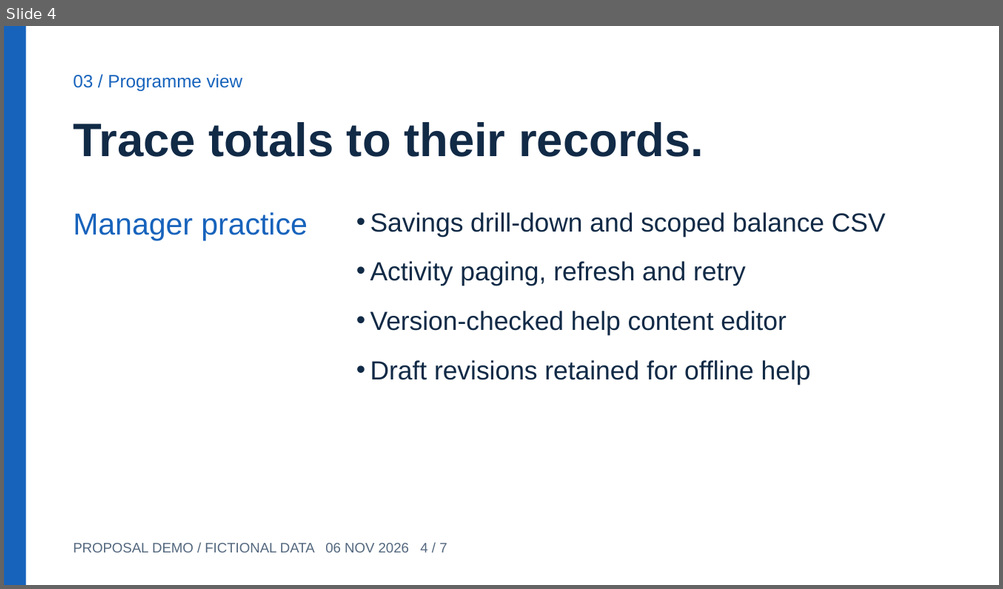
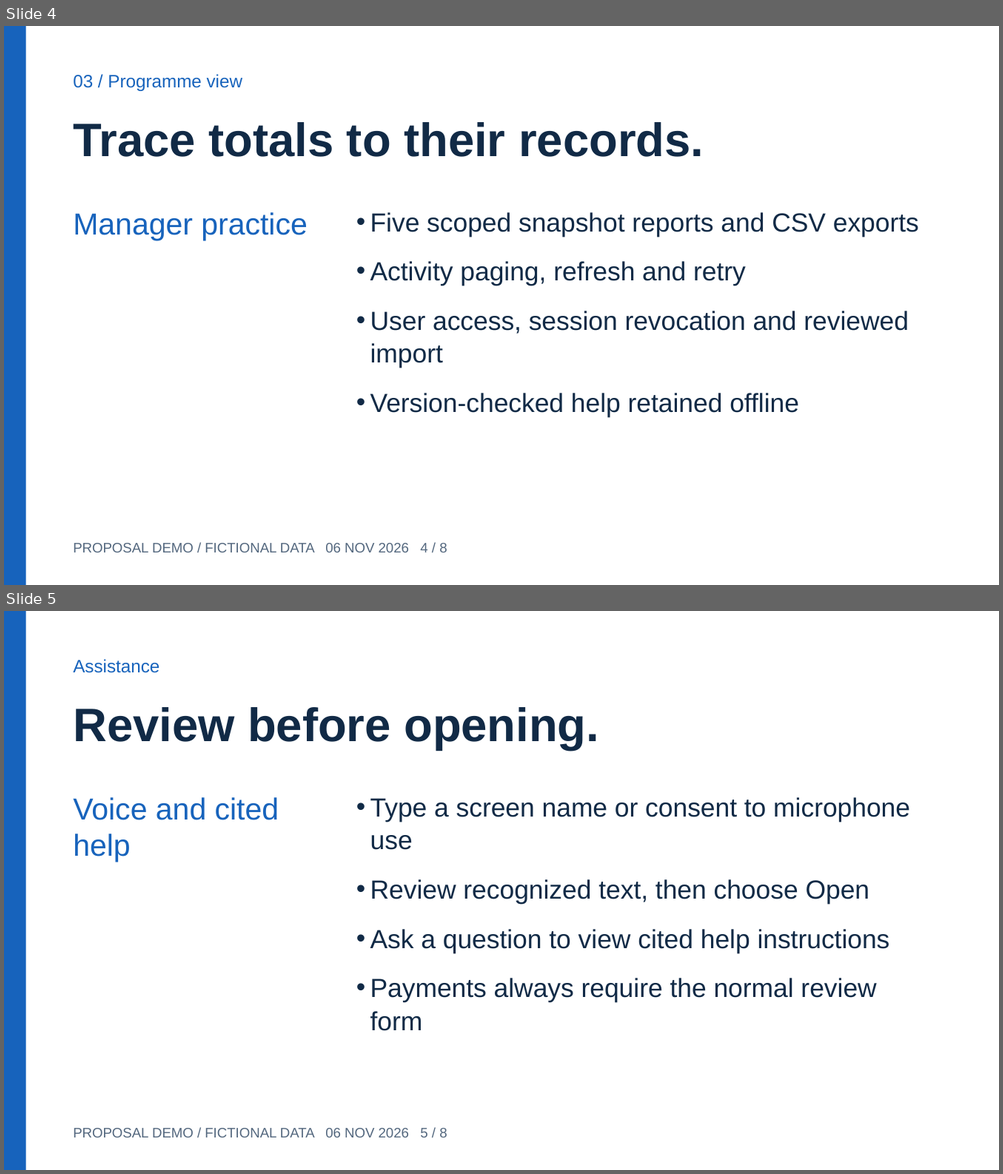
Before and after one commit to ashish-frozo/trickleindia, a slide deck: docs/training/PoP-Workflow-Training.pptx. Shown one above the other, each under a label of ours: slide 4 before the commit, slides 4 and 5 after it. The pictures are 1003x589 and 1003x1174 pixels, drawn with LibreOffice and Linux fonts; fonts in the diff are those of the drawing. Boxes give left, top, right and bottom in pixels: in the first picture for what was removed or moved away, otherwise in the second. Text is boxed around its words. In the diff, an @@ line names an element or a change of style, - is before the commit and + after.

```diff
--- a/docs/training/PoP-Workflow-Training.pptx
+++ b/docs/training/PoP-Workflow-Training.pptx
@@ slide 5 added at box(4, 611, 999, 1170), background #FFFFFF @@
@@ rectangle added at box(4, 611, 26, 1170), fill #1763BC @@
@@ text added at box(73, 659, 159, 673), 13 pt, text #1763BC @@
+Assistance
@@ text added at box(73, 707, 599, 750), 34 pt, text #112A46, bold @@
+Review before opening.
@@ text added at box(73, 797, 279, 862), 22 pt, text #1763BC @@
+Voice and cited help
@@ text added at box(370, 797, 910, 1031), 19 pt, text #112A46 @@
+• Type a screen name or consent to microphone use
+• Review recognized text, then choose Open
+• Ask a question to view cited help instructions
+• Payments always require the normal review form
@@ text added at box(73, 1128, 447, 1138), 10 pt, text #53677E @@
+PROPOSAL DEMO / FICTIONAL DATA 06 NOV 2026 5 / 8
@@ slide 4 changed as well @@
@@ text at box(370, 212, 919, 237): text changed @@
-• Savings drill-down and scoped balance CSV
+• Five scoped snapshot reports and CSV exports
@@ text at box(370, 311, 908, 418): text changed @@
-• Version-checked help content editor
-• Draft revisions retained for offline help
+• User access, session revocation and reviewed import
+• Version-checked help retained offline
@@ text at box(73, 543, 447, 553): text changed @@
-PROPOSAL DEMO / FICTIONAL DATA 06 NOV 2026 4 / 7
+PROPOSAL DEMO / FICTIONAL DATA 06 NOV 2026 4 / 8
```
Also in this commit, not shown: 6 other slides changed, 38 other files.
